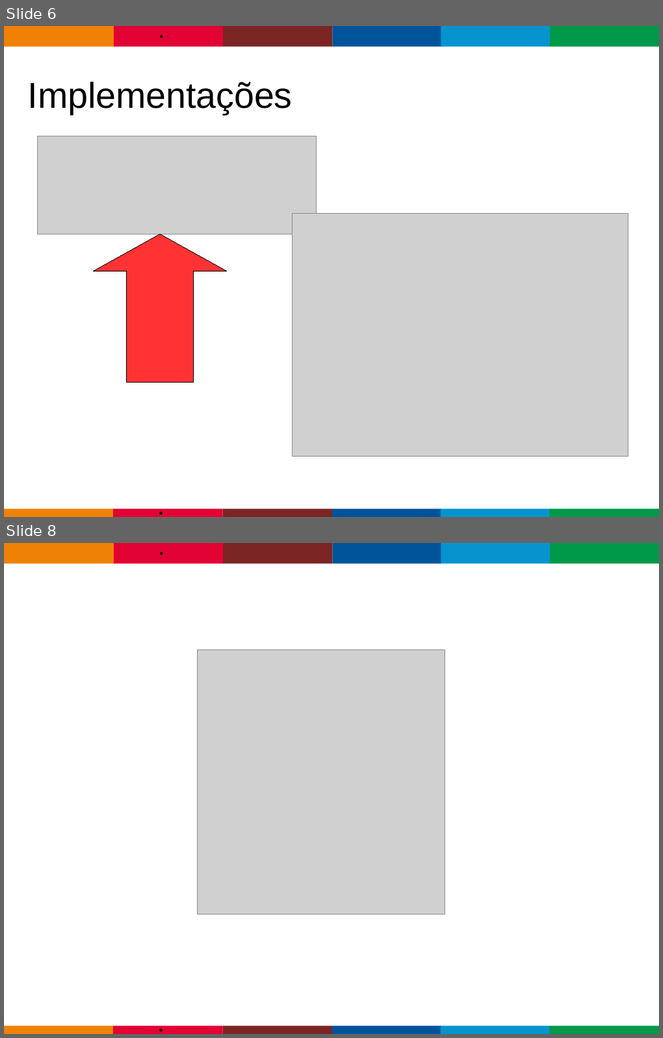
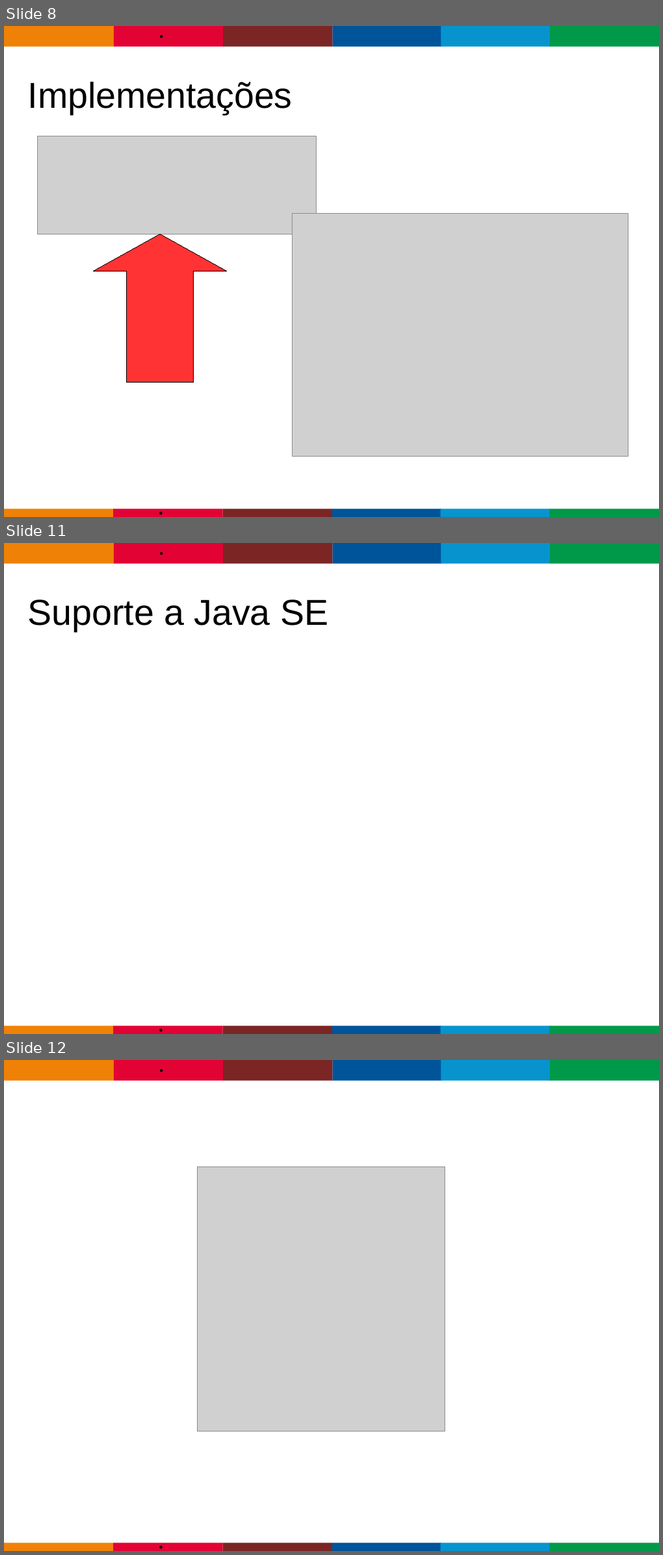
Before and after one commit to gastaldi/talks, a slide deck: CDI/TDC2015/TDC_2015-CDI-2.0.odp. Shown one above the other, each under a label of ours: slides 6 and 8 before the commit, slides 8, 11 and 12 after it; the slides between them are not shown. The pictures are 663x1038 and 663x1555 pixels, drawn with LibreOffice and Linux fonts; fonts in the diff are those of the drawing; grey boxes stand for pictures; background and template pictures are left out. Boxes give left, top, right and bottom in pixels: in the first picture for what was removed or moved away, otherwise in the second. Text is boxed around its words. In the diff, an @@ line names an element or a change of style, - is before the commit and + after.

```diff
--- a/CDI/TDC2015/TDC_2015-CDI-2.0.odp
+++ b/CDI/TDC2015/TDC_2015-CDI-2.0.odp
@@ slide 11 added at box(4, 543, 659, 1034), background #FFFFFF; not listed: 13 template elements that a slide beside it also shows @@
@@ title added at box(28, 600, 328, 631), 43.7 pt, text #000000 @@
+Suporte a Java SE
@@ what was slide 6 is now slide 8 @@
@@ what was slide 8 is now slide 12 @@
```
Also in this commit, not shown: 2 slides changed, 6 other slides added.
